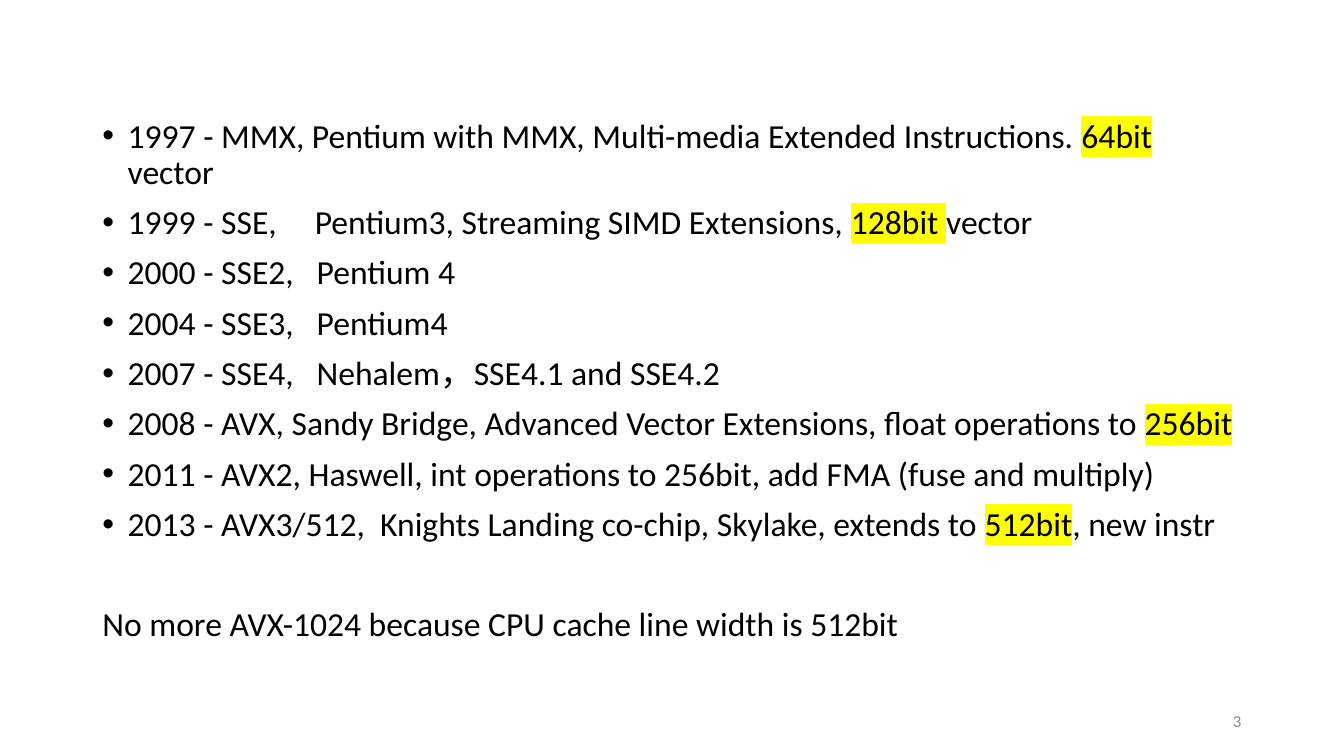
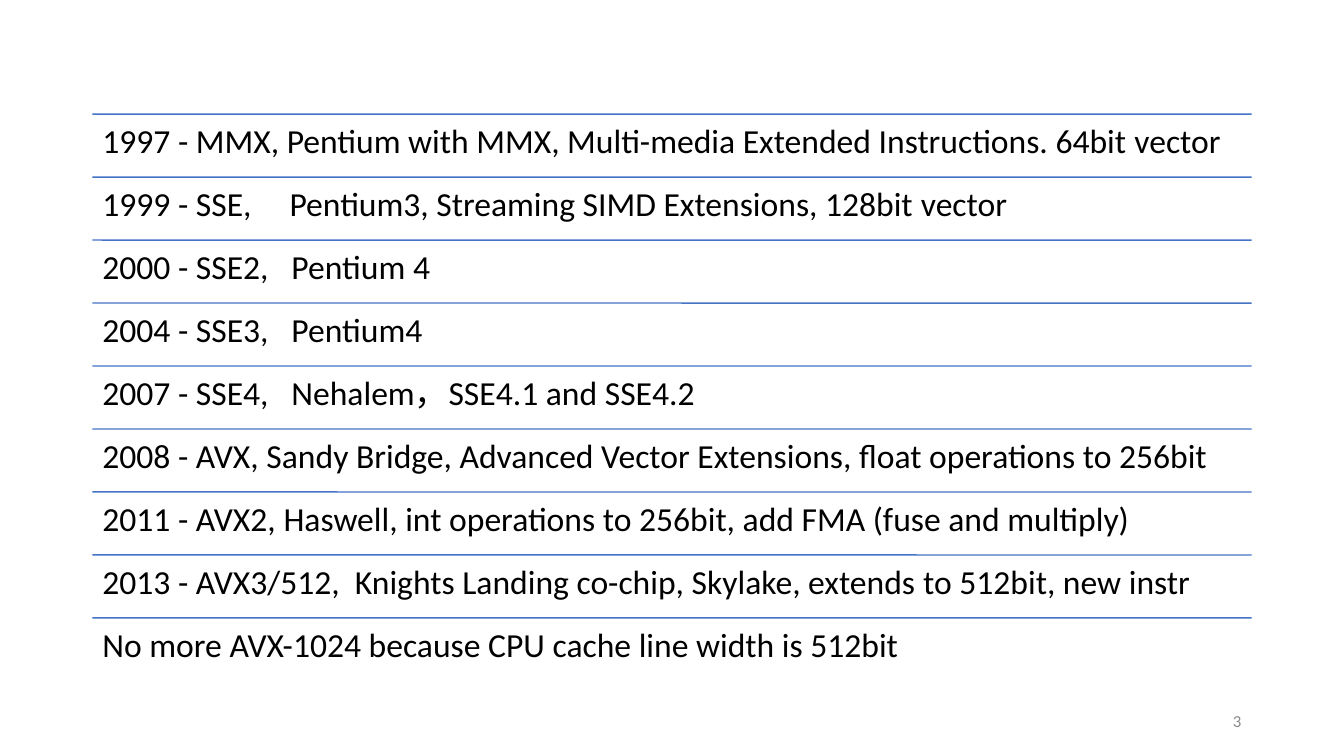
Before and after one commit to lucshi/Lecture_SIMD, a slide deck: slide 3 of lecture.pptx. Drawn at 1344x756 pixels with LibreOffice and Linux fonts; fonts in the diff are those of the drawing. Boxes give left, top, right and bottom in pixels: in the first picture for what was removed or moved away, otherwise in the second. Text is boxed around its words. In the diff, an @@ line names an element or a change of style, - is before the commit and + after.

```diff
--- a/lecture.pptx
+++ b/lecture.pptx
@@ text removed at <box>102,124,1233,637</box> @@
-• 1997 - MMX, Pentium with MMX, Multi-media Extended Instructions. 64bit vector
-• 1999 - SSE, Pentium3, Streaming SIMD Extensions, 128bit vector
-• 2000 - SSE2, Pentium 4
-• 2004 - SSE3, Pentium4
-• 2007 - SSE4, Nehalem，SSE4.1 and SSE4.2
-• 2008 - AVX, Sandy Bridge, Advanced Vector Extensions, float operations to 256bit
-• 2011 - AVX2, Haswell, int operations to 256bit, add FMA (fuse and multiply)
-• 2013 - AVX3/512, Knights Landing co-chip, Skylake, extends to 512bit, new instr
-No more AVX-1024 because CPU cache line width is 512bit
@@ group added at <box>93,114,1252,658</box>: 9 lines, 9 texts @@
+1997 - MMX, Pentium with MMX, Multi-media Extended Instructions. 64bit vector
+1999 - SSE, Pentium3, Streaming SIMD Extensions, 128bit vector
+2000 - SSE2, Pentium 4
+2004 - SSE3, Pentium4
+2007 - SSE4, Nehalem，SSE4.1 and SSE4.2
+2008 - AVX, Sandy Bridge, Advanced Vector Extensions, float operations to 256bit
+2011 - AVX2, Haswell, int operations to 256bit, add FMA (fuse and multiply)
+2013 - AVX3/512, Knights Landing co-chip, Skylake, extends to 512bit, new instr
+No more AVX-1024 because CPU cache line width is 512bit
```
Also in this commit, not shown: 20 other slides changed, 18 slides added, 9 slides removed.
